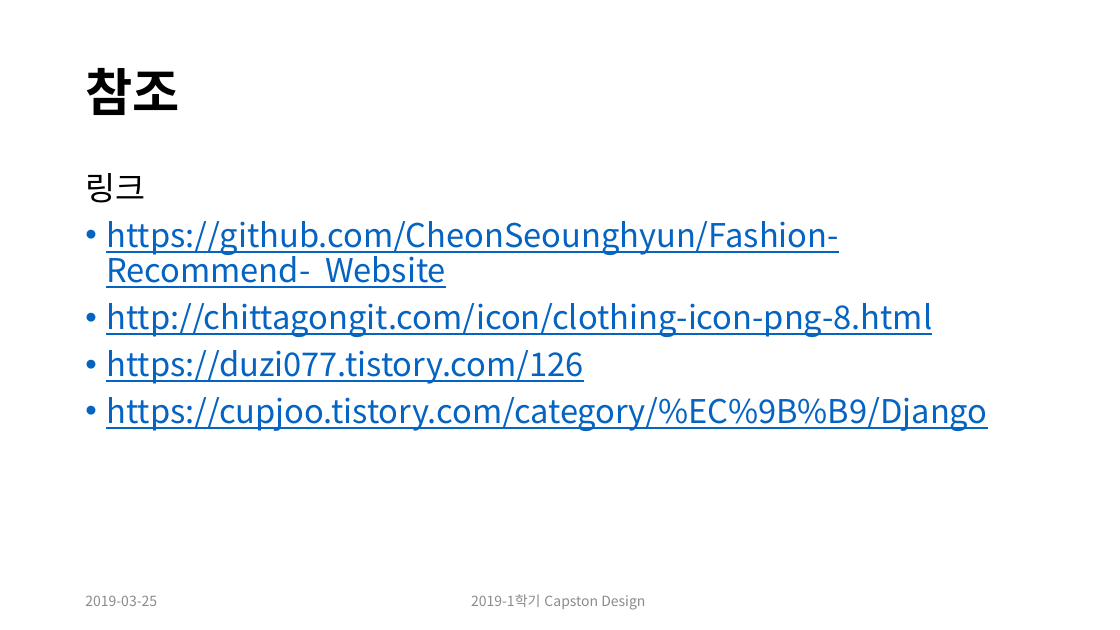
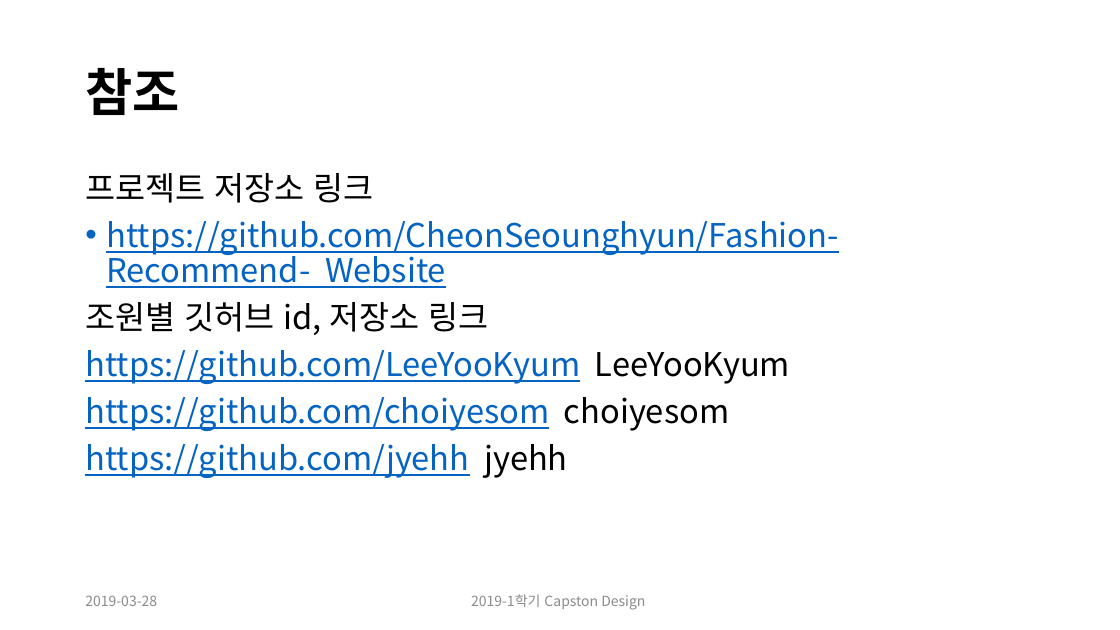
Before and after one commit to CheonSeounghyun/Coordination-Recommend, a slide deck: slide 12 of document/Capston Design Proposal_update(ppt).pptx. Drawn at 1120x630 pixels with LibreOffice and Linux fonts; fonts in the diff are those of the drawing. Boxes give left, top, right and bottom in pixels: in the first picture for what was removed or moved away, otherwise in the second. Text is boxed around its words. In the diff, an @@ line names an element or a change of style, - is before the commit and + after.

Commit message:
ppt update

```diff
--- a/document/Capston Design Proposal_update(ppt).pptx
+++ b/document/Capston Design Proposal_update(ppt).pptx
@@ text at (85, 173, 374, 203): text changed @@
-링크
+프로젝트 저장소 링크
@@ text at (85, 302, 790, 478): text changed @@
-• http://chittagongit.com/icon/clothing-icon-png-8.html
-• https://duzi077.tistory.com/126
-• https://cupjoo.tistory.com/category/%EC%9B%B9/Django
+조원별 깃허브 id, 저장소 링크
+https://github.com/LeeYooKyum LeeYooKyum
+https://github.com/choiyesom choiyesom
+https://github.com/jyehh jyehh
@@ text at (85, 595, 157, 606): text changed @@
-2019-03-25
+2019-03-28
```
Also in this commit, not shown: 10 other slides changed, 2 slides added, 2 slides removed.
